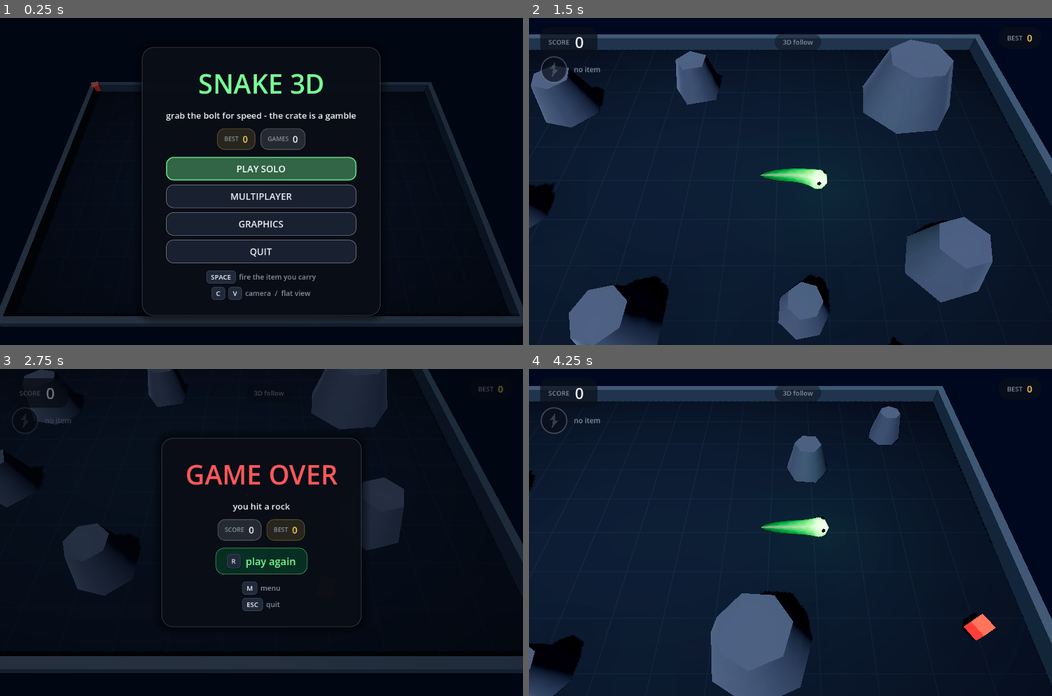
Above: before the commit, frames 1-4 (two rows, left to right).
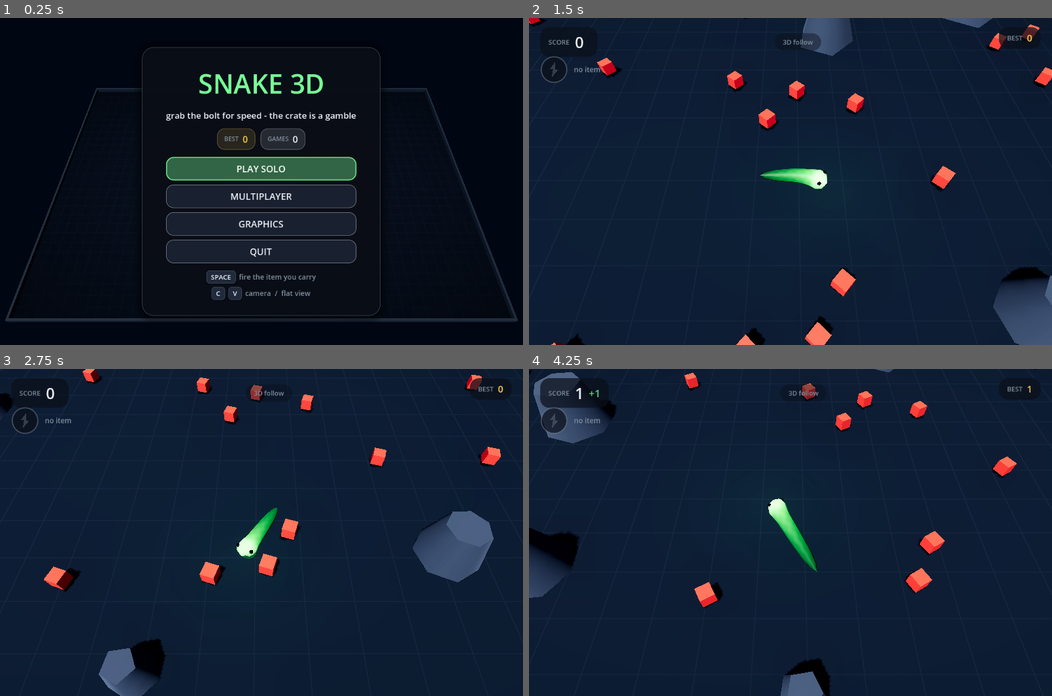
Above: after the commit, the same moments.

Repository: ValentinDelob/Snake
Game: Godot game, scene res://scenes/main.tscn
Same seed, same stepped clock (60 frames per second), same inputs: the game is played once before the commit and once after it.
Inputs (mouse positions are in pixels of both pictures, inside the frame that each line leads up to):
- Up to frame 1 (0.25 s): no input
- Up to frame 2 (1.5 s): click "PLAY SOLO" at 0.5 s; tap Enter at 1.25 s; move the mouse to (905, 165) at 1.27 s; hold Right from 1.28 s (still down); tap Q at 1.35 s; click (905, 165) at 1.42 s
- Up to frame 3 (2.75 s): tap Space at 1.52, 2.27 s; move the mouse to (156, 548) at 2.02 s; release Right at 2.03 s; hold Down from 2.03 s (still down); tap Z at 2.1 s
- Up to frame 4 (4.25 s): tap A at 2.75 s; move the mouse to (842, 460) at 2.77 s; release Down at 2.78 s; hold Right 2.78-3.53 s; tap Enter at 2.85 s; move the mouse to (764, 597) at 3.52 s; hold Up from 3.53 s (still down); tap Keypad Enter at 3.6 s; click (764, 597) at 3.67 s; tap Space at 3.77 s

The runs differ from the first frame. In frame 1, 3.9% of the frame differs, in the area x 0-100%, y 19-95%; in frame 2, 22%; in frame 3, 78%, in the area x 0-100%, y 0-100%; in frame 4, 18%.

Commit message:
Arena: a wide field sown with matter, not a room with one fruit
First piece of the Glutton. The board was a room barely wider than the
snake was long, holding a single fruit that reappeared somewhere else the
moment it was eaten - which is a fine shape for a game about surviving and
a hopeless one for a game about eating.

It is a field now: 84 by 56 before the per player growth, with pellets of
matter scattered all over it - one per seventy square units, so a bigger
arena is not a barer one, and rocks counted the same way rather than a
fixed handful lost in the distance. Eating a pellet takes it off the floor
and sows another somewhere else, so the field never runs dry and never
silts up. Dozens of pellets are drawn as one batch instead of one node
each, and the bot heads for whichever pellet is nearest instead of for the
one and only fruit.

Verified on the built exe: the field is sown across the arena, the bot
grazes it, score climbing. Solo self-test passes with 30 rocks on the
bigger floor; three instance network self-test passes with the field
riding the snapshot, arena 119x79 for three players, 50 rocks, all three
instances agreeing. Log clean at 59.6 fps.

Co-Authored-By: Claude Opus 5 (1M context) <noreply@anthropic.com>

Diff:
--- a/game/scripts/board_view.gd
+++ b/game/scripts/board_view.gd
@@ -24,7 +24,8 @@
 var _crate: MeshInstance3D
 var _crate_lamp: OmniLight3D
 var _crate_material: StandardMaterial3D
-var _food: MeshInstance3D
+var _field: MultiMeshInstance3D
+var _field_mesh: MultiMesh
 var _flash_ring: MeshInstance3D
 var _flash_material: StandardMaterial3D
 var _flash_time := -1.0
@@ -173,10 +174,7 @@
 
 
 func _refresh_items(game_match: SnakeMatch, elapsed: float) -> void:
-	_food.position = Vector3(
-		game_match.food.x, 0.5 + 0.08 * sin(elapsed * 4.0), game_match.food.y
-	)
-	_food.rotation.y = elapsed * 1.6
+	_place_field(game_match.food, elapsed)
 
 	var has_bolt := game_match.has_ground(SnakeWorld.Ground.BOLT)
 	_bolt.visible = has_bolt
@@ -233,6 +231,19 @@
 		_crate_lamp.light_energy = 0.8 + 0.3 * sin(elapsed * 2.4)
 
 
+## Every pellet on the floor, bobbing and turning together.
+func _place_field(field: PackedVector2Array, elapsed: float) -> void:
+	if _field_mesh.instance_count != field.size():
+		_field_mesh.instance_count = field.size()
+	var lift := 0.5 + 0.08 * sin(elapsed * 4.0)
+	var basis := Basis(Vector3.UP, elapsed * 1.6)
+	for index in range(field.size()):
+		var pellet: Vector2 = field[index]
+		_field_mesh.set_instance_transform(
+			index, Transform3D(basis, Vector3(pellet.x, lift, pellet.y))
+		)
+
+
 ## Small, quick ring where something was collected.
 func play_pickup_flash(at: Vector2, elapsed: float, color: Color = GameConfig.SPARK_COLOR) -> void:
 	_flash_time = elapsed
@@ -380,11 +391,18 @@
 	food_material.emission = GameConfig.FOOD_COLOR
 	food_material.emission_energy_multiplier = 0.22
 
-	_food = MeshInstance3D.new()
-	_food.name = "Food"
-	_food.mesh = food_mesh
-	_food.material_override = food_material
-	add_child(_food)
+	# Dozens of pellets lie about at once, so they are drawn as one batch
+	# rather than as one node each.
+	_field_mesh = MultiMesh.new()
+	_field_mesh.transform_format = MultiMesh.TRANSFORM_3D
+	_field_mesh.mesh = food_mesh
+	_field_mesh.instance_count = 0
+
+	_field = MultiMeshInstance3D.new()
+	_field.name = "Field"
+	_field.multimesh = _field_mesh
+	_field.material_override = food_material
+	add_child(_field)
 
 	_crate_material = StandardMaterial3D.new()
 	_crate_material.albedo_color = GameConfig.MYSTERY_COLOR
--- a/game/scripts/game.gd
+++ b/game/scripts/game.gd
@@ -629,7 +629,7 @@
 
 
 @rpc("authority", "call_remote", "unreliable")
-func _apply_snapshot(snakes: Dictionary, food: Vector2, ground: Array) -> void:
+func _apply_snapshot(snakes: Dictionary, food: PackedVector2Array, ground: Array) -> void:
 	game_match.food = food
 	game_match.ground = []
 	for entry: Array in ground:
--- a/game/scripts/game_config.gd
+++ b/game/scripts/game_config.gd
@@ -7,8 +7,11 @@
 ## The board is a continuous rectangle, not a grid: positions are floats,
 ## X grows right and Y (of the 2D simulation) maps to Z in the 3D world.
 
-const BOARD_WIDTH := 30.0
-const BOARD_HEIGHT := 20.0
+## A wide field rather than a room: there is matter scattered all over it
+## and several snakes grazing, so everyone needs somewhere to be that is
+## not on top of somebody else.
+const BOARD_WIDTH := 84.0
+const BOARD_HEIGHT := 56.0
 
 ## The arena grows with the crowd. Two players get half as much floor again
 ## as one, three get twice, and so on - room enough that a second snake is
@@ -35,6 +38,10 @@
 const SELF_COLLISION_SKIP := 1.5
 
 const FOOD_RADIUS := 0.4
+## How much matter lies about: one pellet per this many square units, so a
+## bigger arena is not a barer one.
+const FOOD_PER_AREA := 70.0
+const FOOD_MIN := 12
 
 ## Speed boost: a lightning bolt lying on the arena, kept in the item slot
 ## until the player fires it with space.
@@ -143,6 +150,8 @@
 ## Rocks scattered over the arena. They are never placed on a spawn point
 ## nor in the lane a snake sets off along, so nobody starts a round already
 ## boxed in; everywhere else they are fair game and come in several sizes.
+## Rocks are counted per square unit as well, for the same reason.
+const OBSTACLE_PER_AREA := 210.0
 const OBSTACLE_COUNT := Vector2i(5, 8)
 const OBSTACLE_RADIUS := Vector2(0.85, 2.6)
 const OBSTACLE_GAP := 3.0            # room left between two rocks
--- a/game/scripts/greedy_agent.gd
+++ b/game/scripts/greedy_agent.gd
@@ -39,8 +39,8 @@
 	if _match == null:
 		return world.head_position + world.direction() * 10.0
 
-	var best: Vector2 = _match.food
-	var best_distance: float = world.head_position.distance_to(_match.food) * 1.6
+	var best: Vector2 = _nearest_pellet(world)
+	var best_distance: float = world.head_position.distance_to(best) * 1.6
 
 	if world.carried == SnakeWorld.Item.NONE and _match.has_ground(SnakeWorld.Ground.BOLT):
 		var bolt: Vector2 = _match.ground_position(SnakeWorld.Ground.BOLT)
@@ -55,6 +55,19 @@
 		if distance < best_distance:
 			best = crate
 
+	return best
+
+
+## The field holds dozens of pellets now, so the bot heads for whichever
+## one is closest rather than for the one and only fruit.
+func _nearest_pellet(world: SnakeWorld) -> Vector2:
+	var best := world.head_position + world.direction() * 10.0
+	var best_distance := INF
+	for pellet: Vector2 in _match.food:
+		var distance := world.head_position.distance_squared_to(pellet)
+		if distance < best_distance:
+			best_distance = distance
+			best = pellet
 	return best
 
 
--- a/game/scripts/snake_match.gd
+++ b/game/scripts/snake_match.gd
@@ -16,7 +16,10 @@
 var height: float
 
 var snakes: Dictionary = {}          # id -> SnakeWorld
-var food := Vector2.ZERO
+## Every pellet of matter lying on the floor. Eating one takes it out of
+## the field and another is sown somewhere else, so the field never runs
+## dry and never fills up.
+var food := PackedVector2Array()
 var ground: Array = []               # [{ "kind": Ground, "position": Vector2 }]
 
 ## Rocks: solid, round, of varying size. They are generated once per round
@@ -110,7 +113,7 @@
 		snakes[ids[index]].reset(spot[0], spot[1])
 
 	_build_obstacles()
-	food = free_spot(GameConfig.FOOD_RADIUS + 0.8, 3.0)
+	_sow_field()
 	running = true
 
 
@@ -130,6 +133,24 @@
 # --------------------------------------------------------------------------- #
 # Rocks
 # --------------------------------------------------------------------------- #
+## How many pellets this arena should hold.
+func field_size() -> int:
+	return maxi(GameConfig.FOOD_MIN, int(width * height / GameConfig.FOOD_PER_AREA))
+
+
+## Fill the field from scratch at the start of a round.
+func _sow_field() -> void:
+	food.resize(0)
+	for _index in range(field_size()):
+		food.append(free_spot(GameConfig.FOOD_RADIUS + 0.8, 3.0))
+
+
+## Drop one pellet somewhere sensible. Used when one is eaten, so the
+## amount of matter on the floor stays where the arena wants it.
+func sow_one() -> void:
+	food.append(free_spot(GameConfig.FOOD_RADIUS + 0.8, 3.0))
+
+
 ## Scatter rocks of assorted sizes. Everything a snake needs at the start of
 ## a round - its spawn point and the lane it sets off along - is kept clear,
 ## and two rocks never sit closer than a snake is wide, so the arena always
@@ -138,7 +159,11 @@
 	obstacles = []
 	lane_length = GameConfig.OBSTACLE_LANE_LENGTH
 	_gap = GameConfig.OBSTACLE_GAP
-	var wanted := _rng.randi_range(GameConfig.OBSTACLE_COUNT.x, GameConfig.OBSTACLE_COUNT.y)
+	# A field twice as wide needs more than the same handful of rocks.
+	var spread := width * height / GameConfig.OBSTACLE_PER_AREA
+	var wanted := _rng.randi_range(
+		GameConfig.OBSTACLE_COUNT.x, GameConfig.OBSTACLE_COUNT.y
+	) + int(spread)
 	var attempts := 0
 	while obstacles.size() < wanted and attempts < 900:
 		attempts += 1
@@ -349,11 +374,16 @@
 
 
 func _check_food(id: int, snake: SnakeWorld) -> void:
-	if snake.head_position.distance_to(food) >= GameConfig.SNAKE_RADIUS + GameConfig.FOOD_RADIUS:
-		return
-	snake.add_score(1)
-	food = free_spot(GameConfig.FOOD_RADIUS + 0.8, 3.0)
-	food_eaten.emit(id)
+	var reach: float = GameConfig.SNAKE_RADIUS + GameConfig.FOOD_RADIUS
+	var reach_squared := reach * reach
+	for index in range(food.size() - 1, -1, -1):
+		if snake.head_position.distance_squared_to(food[index]) >= reach_squared:
+			continue
+		food.remove_at(index)
+		snake.add_score(1)
+		sow_one()
+		food_eaten.emit(id)
+		return
 
 
 func _check_ground(id: int, snake: SnakeWorld) -> void:
@@ -503,8 +533,11 @@
 			if snake.hits_body(candidate, 0.0):
 				clear = false
 				break
-		if clear and candidate.distance_to(food) < 2.0:
-			clear = false
+		if clear:
+			for pellet: Vector2 in food:
+				if candidate.distance_to(pellet) < 1.6:
+					clear = false
+					break
 		if clear:
 			for item: Dictionary in ground:
 				if candidate.distance_to(item["position"]) < 2.5:
